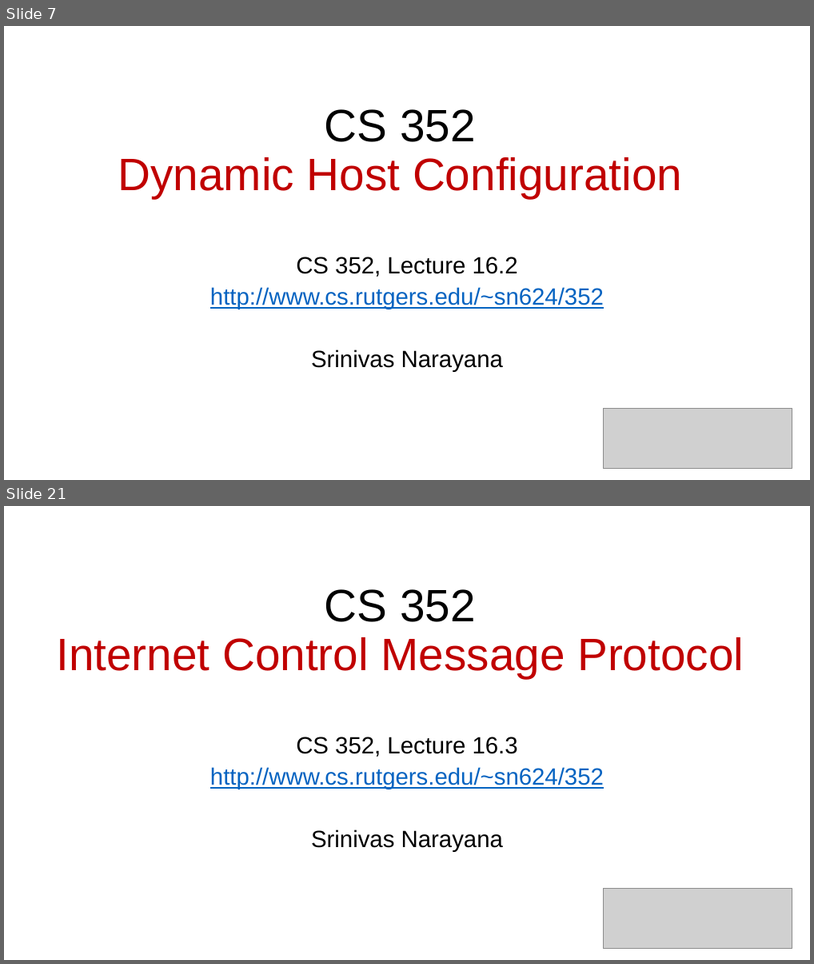
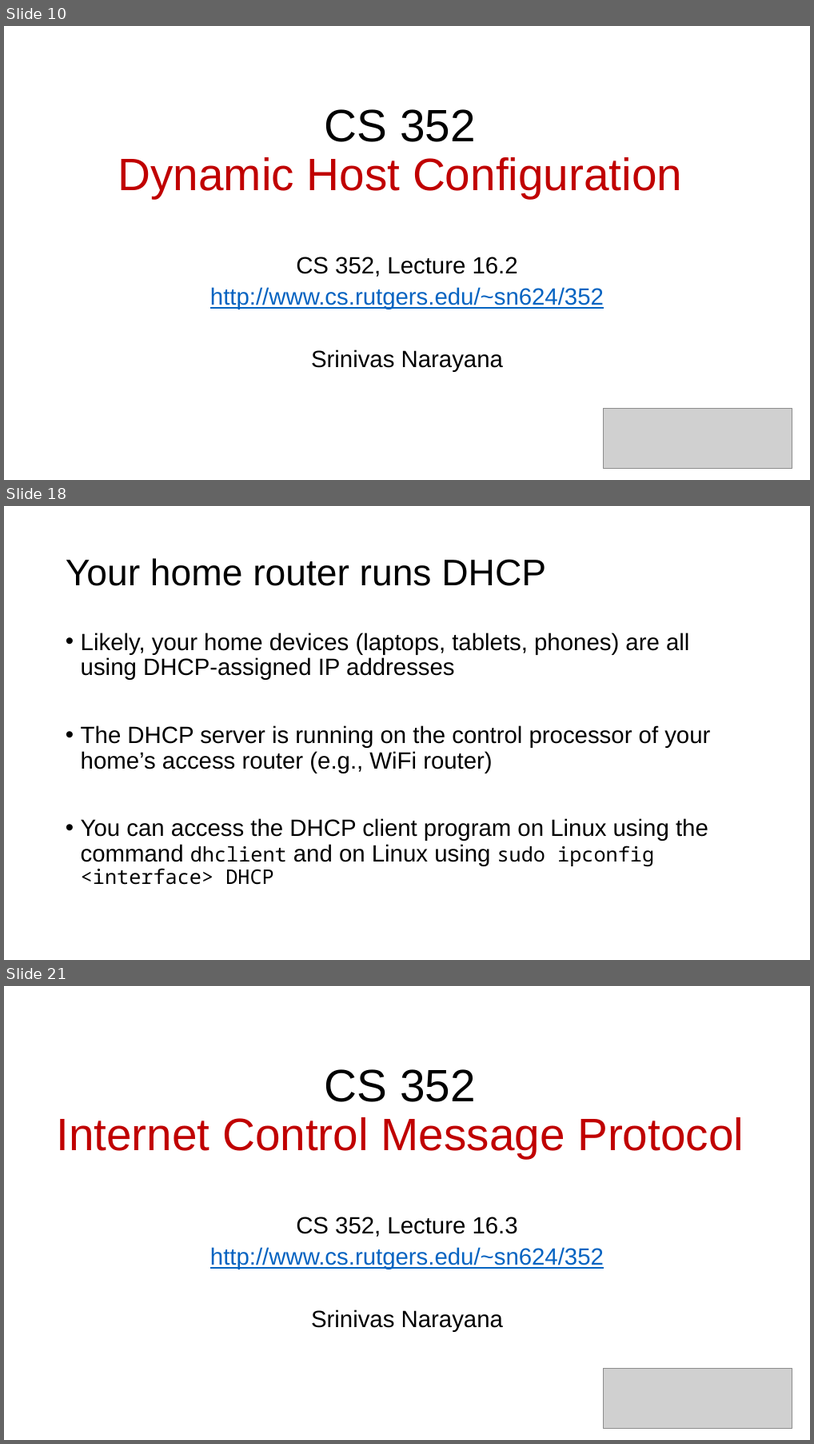
Before and after one commit to ngsrinivas/coursegen, a slide deck: ex/352-S21/staging/352-S21/lectures/network-protocols-1.pptx. Shown one above the other, each under a label of ours: slides 7 and 21 before the commit, slides 10, 18 and 21 after it; the slides between them are not shown. The pictures are 814x964 and 814x1444 pixels, drawn with LibreOffice and Linux fonts; fonts in the diff are those of the drawing; grey boxes stand for pictures. Boxes give left, top, right and bottom in pixels: in the first picture for what was removed or moved away, otherwise in the second. Text is boxed around its words. In the diff, an @@ line names an element or a change of style, - is before the commit and + after.

```diff
--- a/ex/352-S21/staging/352-S21/lectures/network-protocols-1.pptx
+++ b/ex/352-S21/staging/352-S21/lectures/network-protocols-1.pptx
@@ slide 18 added at <box>4,506,810,960</box>, background #FFFFFF @@
@@ title added at <box>66,558,546,586</box>, 44 pt, text #000000 @@
+Your home router runs DHCP
@@ text added at <box>81,632,710,884</box>, 28 pt, text #000000 @@
+• Likely, your home devices (laptops, tablets, phones) are all using DHCP-assigned IP addresses
+• The DHCP server is running on the control processor of your home’s access router (e.g., WiFi router)
+• You can access the DHCP client program on Linux using the command dhclient and on Linux using sudo ipconfig <interface> DHCP
@@ what was slide 7 is now slide 10 @@
```
Also in this commit, not shown: 17 slides changed, 8 other slides added, 9 slides removed, 1 other file.
